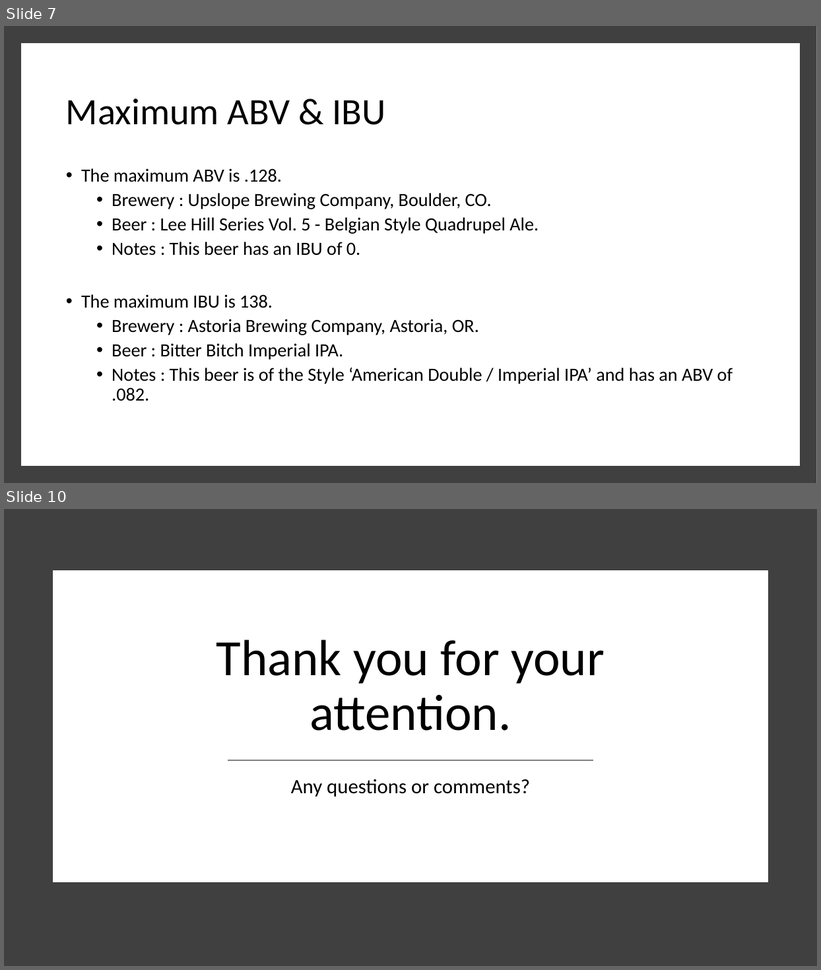
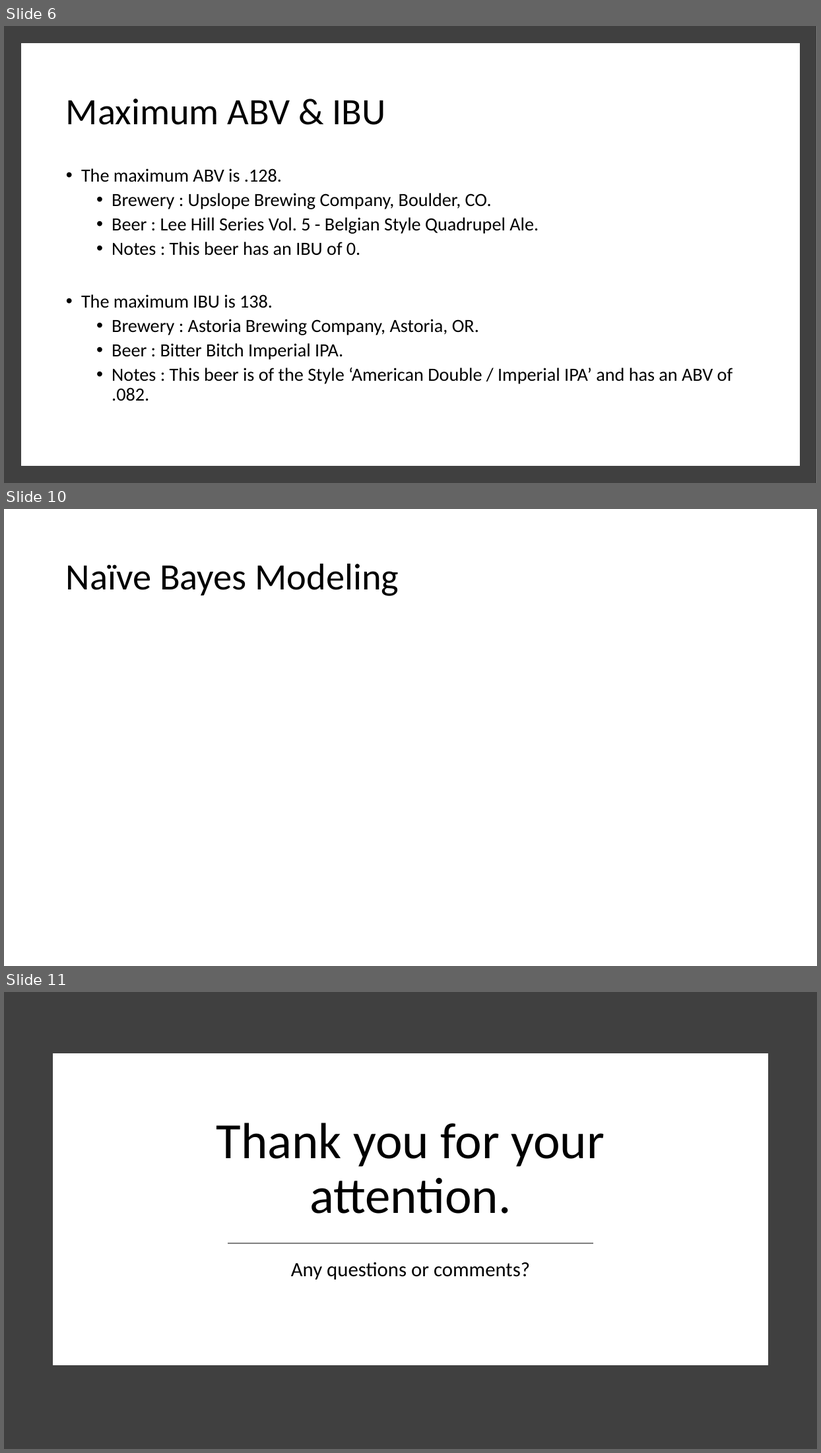
Before and after one commit to ericlaigaie/Case-Study-01, a slide deck: EDA_Presentation.pptx. Shown one above the other, each under a label of ours: slides 7 and 10 before the commit, slides 6, 10 and 11 after it; the slides between them are not shown. The pictures are 821x970 and 821x1453 pixels, drawn with LibreOffice and Linux fonts; fonts in the diff are those of the drawing. Boxes give left, top, right and bottom in pixels: in the first picture for what was removed or moved away, otherwise in the second. Text is boxed around its words. In the diff, an @@ line names an element or a change of style, - is before the commit and + after.

```diff
--- a/EDA_Presentation.pptx
+++ b/EDA_Presentation.pptx
@@ slide 10 added at (x1=4, y1=509, x2=817, y2=966), background #FFFFFF @@
@@ title added at (x1=66, y1=563, x2=399, y2=596), 44 pt, text #000000 @@
+Naïve Bayes Modeling
@@ what was slide 7 is now slide 6 @@
@@ what was slide 10 is now slide 11 @@
```
Also in this commit, not shown: 5 slides changed, 1 other slide added, 1 slide removed.
